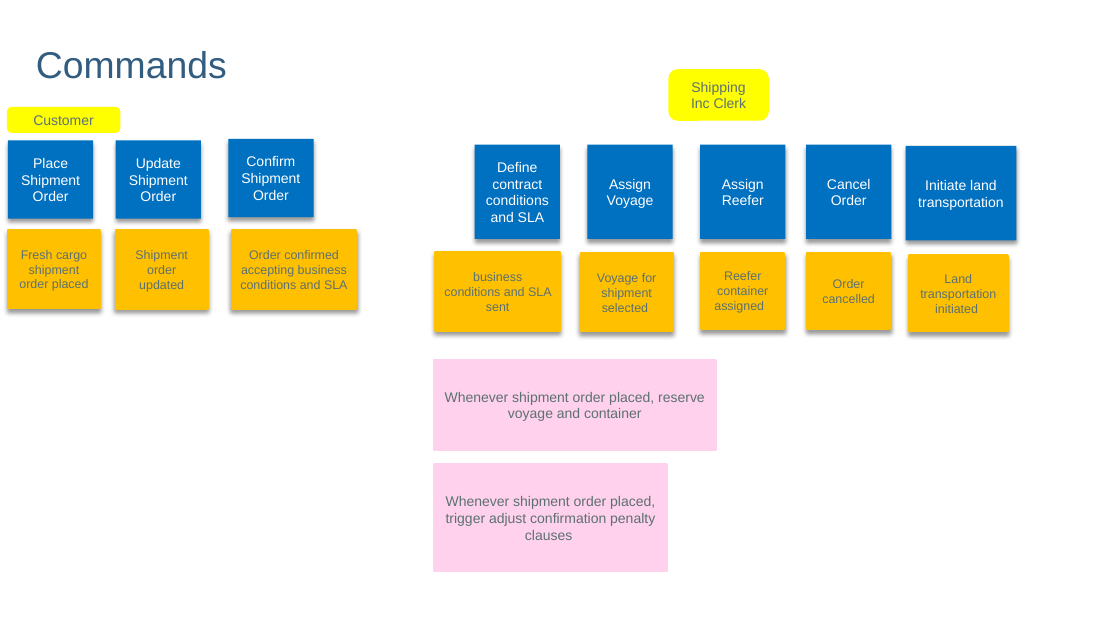
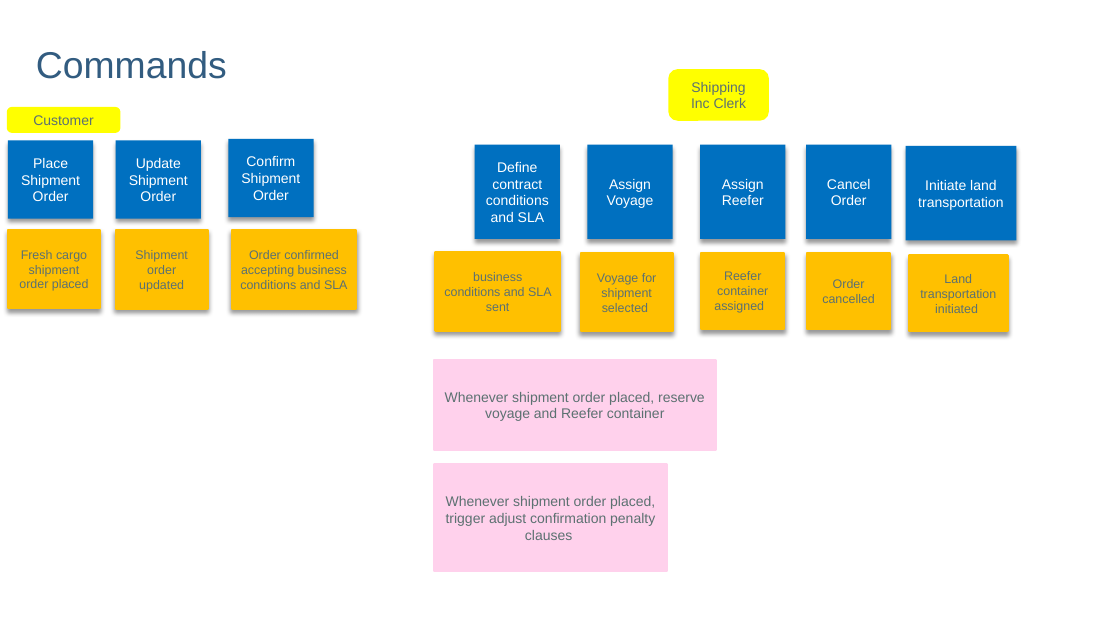
Before and after one commit to matthewpwilson/refarch-kc-order-ms, a slide deck: slide 17 of kc-order-diagrams.pptx (slide 16 before the commit). Drawn at 1120x630 pixels with LibreOffice and Linux fonts; fonts in the diff are those of the drawing; background and template pictures are left out. Boxes give left, top, right and bottom in pixels: in the first picture for what was removed or moved away, otherwise in the second. Text is boxed around its words. In the diff, an @@ line names an element or a change of style, - is before the commit and + after.

```diff
--- a/kc-order-diagrams.pptx
+++ b/kc-order-diagrams.pptx
@@ text in rectangle at (445,392,705,421): text changed @@
-Whenever shipment order placed, reserve voyage and container
+Whenever shipment order placed, reserve voyage and Reefer container
```
Also in this commit, not shown: 2 other slides changed, 3 slides added, 12 slides removed, 6 other files.
